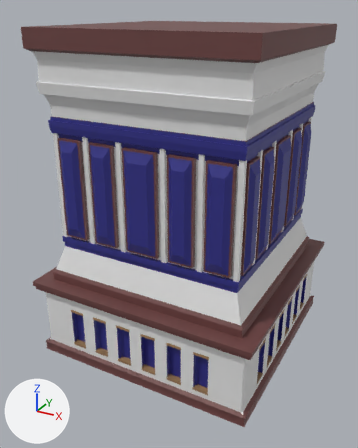
Before and after pictures for a commit that changed the Blender file BlendFiles/misc.blend.
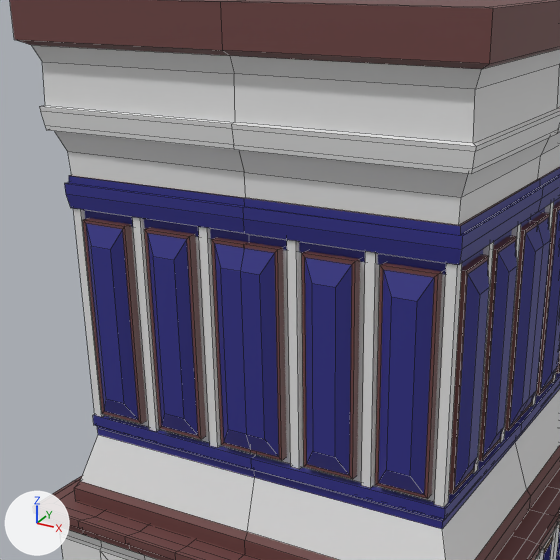
Each version appears first whole from a 50 mm camera at (10.36, -4.16, 5.69) aimed at (8.17, -0.16, 3.69), and next in a close-up on the part from 4% to 83% of the width and 6% to 69% of the height. Arrows for +X, +Y and +Z are at lower left; the lights stay in place. The close-ups show mesh edges as thin lines. The same objects are shown in both versions, whatever each file hides.

In view in the first close-up: 'floor10.2', 'floor10.3', 'floor10.3Decor'.
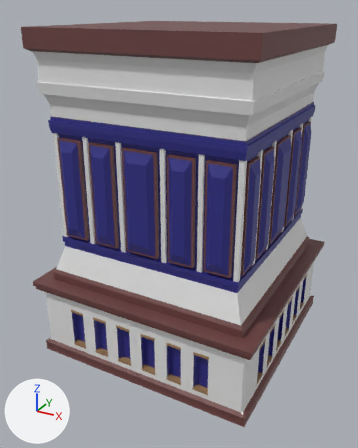
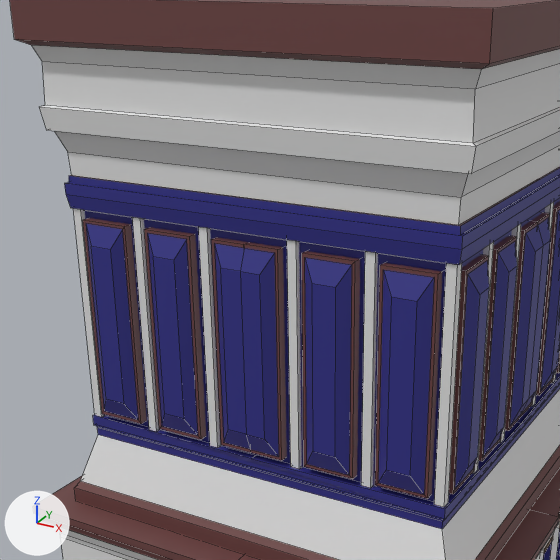
The change, as a diff of the scene's bpy script:
```diff
--- a/BlendFiles/misc.blend.py
+++ b/BlendFiles/misc.blend.py
@@ ob_floor10_3 @@
 _m = ob_floor10_3.modifiers.new('Mirror', 'MIRROR')
 _m.use_clip = True
+_m = ob_floor10_3.modifiers.new('Decimate', 'DECIMATE')
+_m.decimate_type = 'DISSOLVE'
```

Pixel boxes [x1, y1, x2, y2] of what changed, in the close-ups (560 x 560 px):
'floor10.3', modifiers changed
    both: [10, 0, 560, 560]
